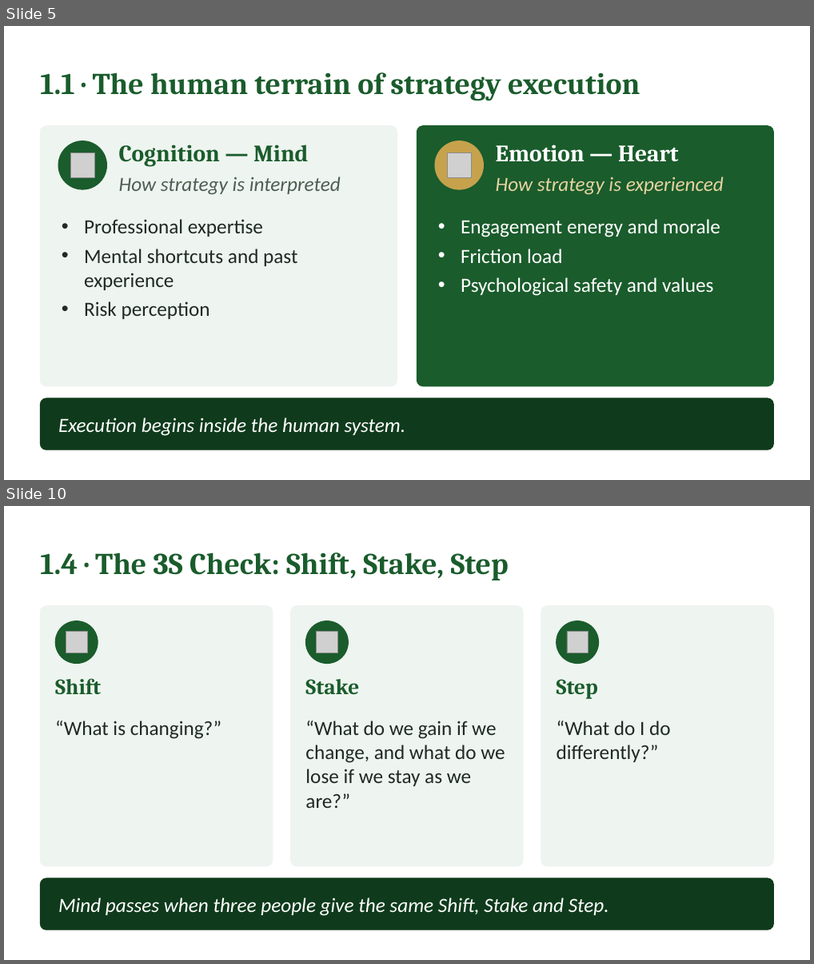
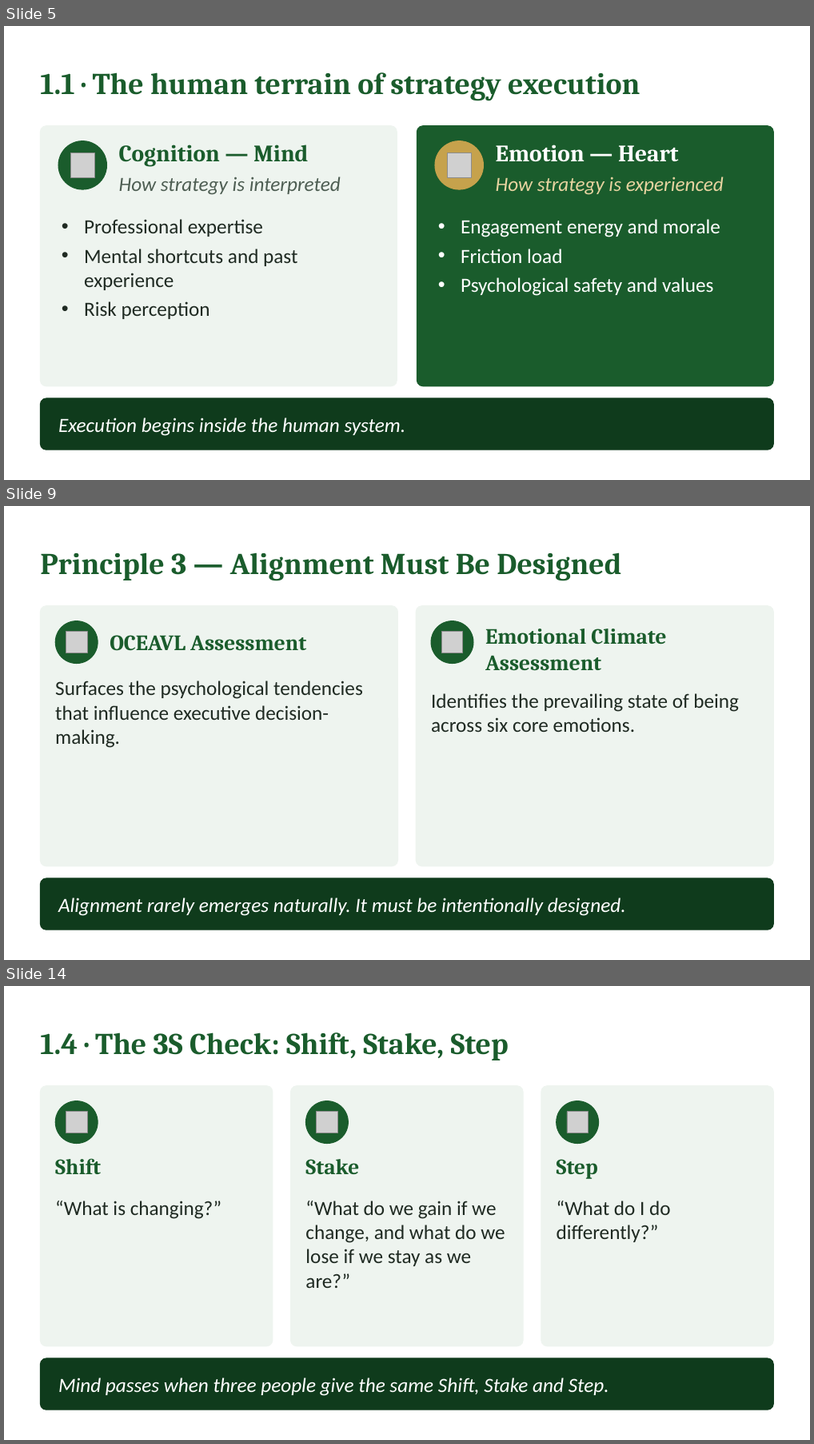
Before and after one commit to IBSL26/ibsl-platform, a slide deck: Unit decks/Unit 05 - Aligning Heart & Mind.pptx. Shown one above the other, each under a label of ours: slides 5 and 10 before the commit, slides 5, 9 and 14 after it; the slides between them are not shown. The pictures are 814x964 and 814x1444 pixels, drawn with LibreOffice and Linux fonts; fonts in the diff are those of the drawing; grey boxes stand for pictures. Boxes give left, top, right and bottom in pixels: in the first picture for what was removed or moved away, otherwise in the second. Text is boxed around its words. In the diff, an @@ line names an element or a change of style, - is before the commit and + after.

```diff
--- a/Unit decks/Unit 05 - Aligning Heart & Mind.pptx
+++ b/Unit decks/Unit 05 - Aligning Heart & Mind.pptx
@@ slide 9 added at [4, 506, 810, 960], background #FFFFFF @@
@@ text added at [40, 552, 622, 580], 36 pt, text #1A5C2C, bold @@
+Principle 3 — Alignment Must Be Designed
@@ rounded rectangle added at [40, 606, 398, 866], fill #EEF4EF, outline #EEF4EF 1 pt @@
@@ ellipse added at [55, 621, 98, 664], fill #1A5C2C, outline #1A5C2C 1 pt @@
@@ rounded rectangle added at [417, 606, 774, 866], fill #EEF4EF, outline #EEF4EF 1 pt @@
@@ ellipse added at [432, 621, 474, 664], fill #1A5C2C, outline #1A5C2C 1 pt @@
@@ picture added at [66, 632, 87, 653] @@
@@ text added at [110, 635, 306, 651], 26 pt, text #1A5C2C, bold @@
+OCEAVL Assessment
@@ picture added at [442, 632, 463, 653] @@
@@ text added at [486, 628, 666, 671], 26 pt, text #1A5C2C, bold @@
+Emotional Climate Assessment
@@ text added at [55, 680, 363, 748], 24 pt, text #1F2A22 @@
+Surfaces the psychological tendencies that influence executive decision-making.
@@ text added at [431, 693, 739, 732], 24 pt, text #1F2A22 @@
+Identifies the prevailing state of being across six core emotions.
@@ rounded rectangle added at [40, 878, 774, 929], fill #0F3B1C, outline #0F3B1C 1 pt @@
@@ text added at [58, 897, 626, 916], 24 pt, text #FFFFFF, italic @@
+Alignment rarely emerges naturally. It must be intentionally designed.
@@ what was slide 10 is now slide 14 @@
```
Also in this commit, not shown: 5 slides changed, 3 other slides added, 3 other files.
